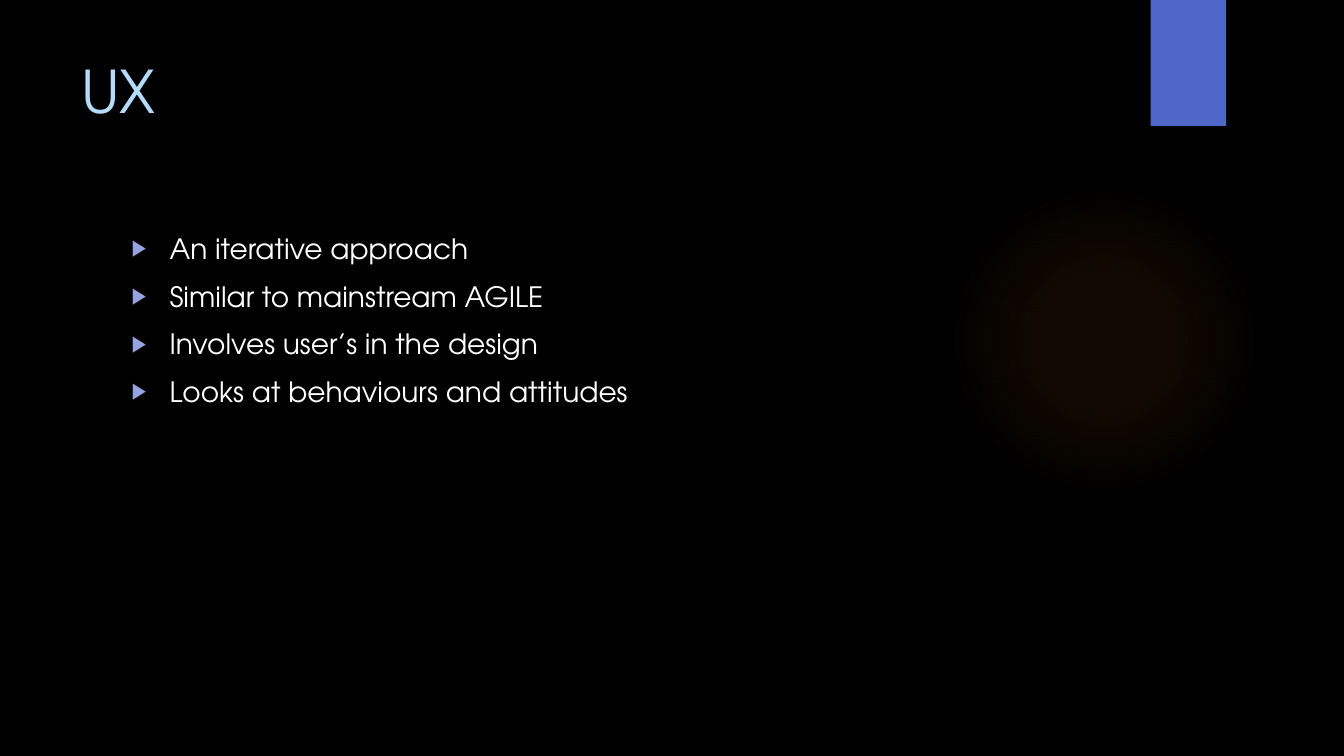
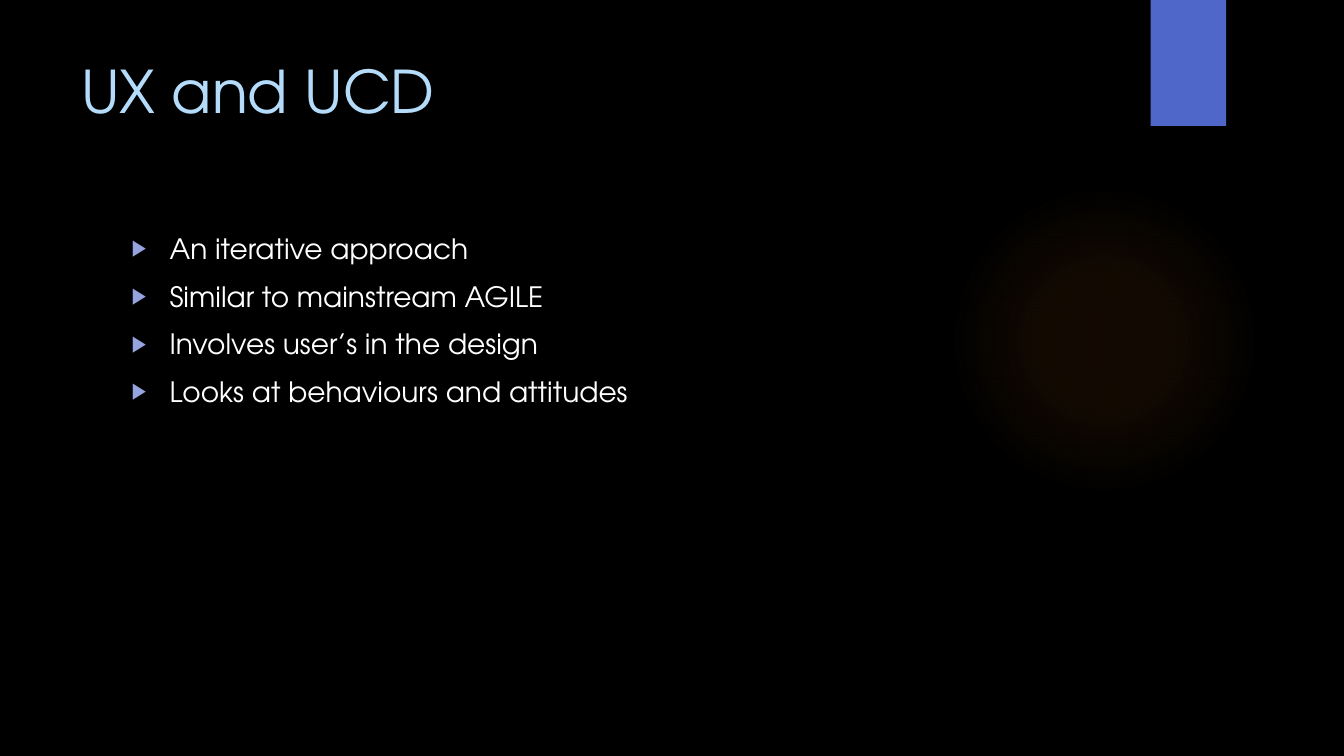
Before and after one commit to WitsSoftDev/SoftDev2016, a slide deck: slide 14 of Session 5/Softdev Session 5 2016.pptx. Drawn at 1344x756 pixels with LibreOffice and Linux fonts; fonts in the diff are those of the drawing; background and template pictures are left out. Boxes give left, top, right and bottom in pixels: in the first picture for what was removed or moved away, otherwise in the second. Text is boxed around its words. In the diff, an @@ line names an element or a change of style, - is before the commit and + after.

```diff
--- a/Session 5/Softdev Session 5 2016.pptx
+++ b/Session 5/Softdev Session 5 2016.pptx
@@ title at <box>81,68,435,114</box>: text changed @@
-UX
+UX and UCD
```
Also in this commit, not shown: 8 other slides changed, 5 slides added, 2 slides removed.
